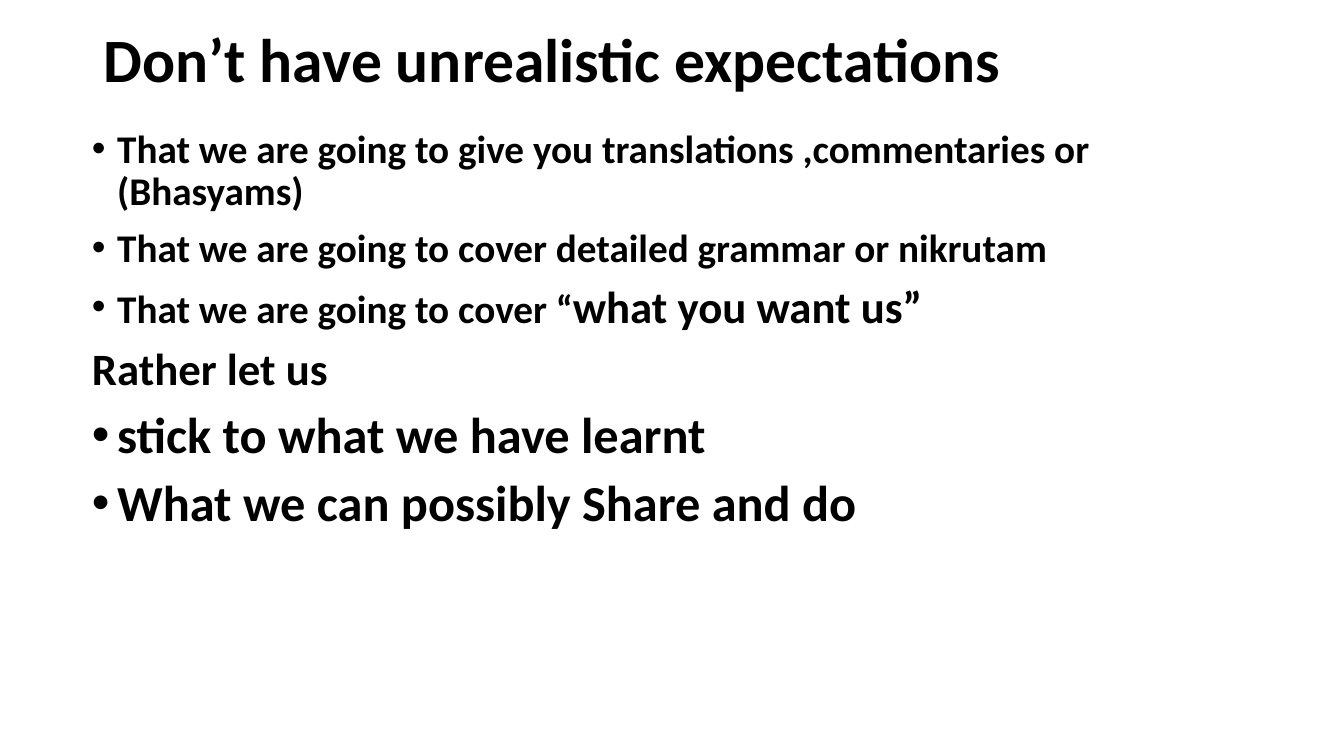
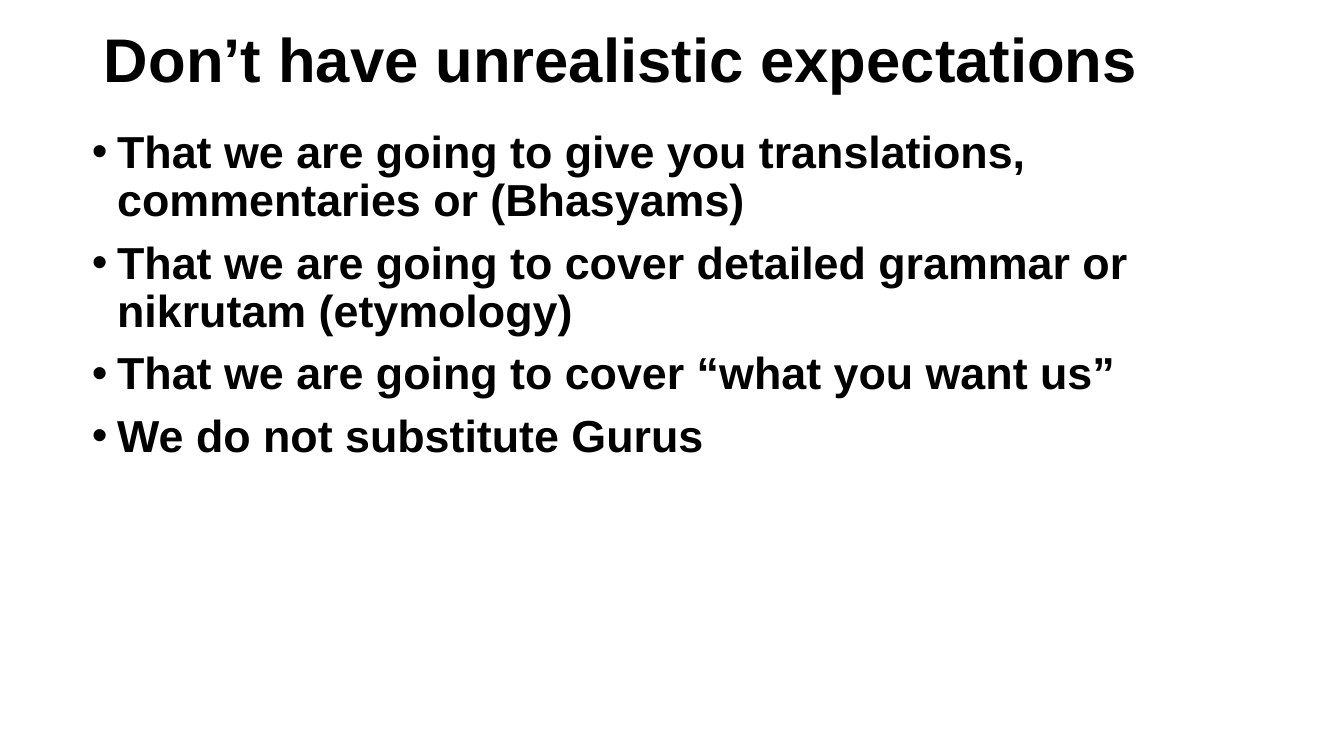
Before and after one commit to KYVeda/texts, a slide deck: slide 5 of Veda Lectures/Veda VMS Lectures Intro.pptx (slide 8 before the commit). Drawn at 1344x756 pixels with LibreOffice and Linux fonts; fonts in the diff are those of the drawing. Boxes give left, top, right and bottom in pixels: in the first picture for what was removed or moved away, otherwise in the second. Text is boxed around its words. In the diff, an @@ line names an element or a change of style, - is before the commit and + after.

```diff
--- a/Veda Lectures/Veda VMS Lectures Intro.pptx
+++ b/Veda Lectures/Veda VMS Lectures Intro.pptx
@@ title "Don’t have unrealistic expectations" at (104,37,1136,93): font Calibri to Arial @@
@@ text at (117,135,1127,336): text changed; size 28 to 32 pt; font Calibri to Arial @@
-• That we are going to give you translations ,commentaries or (Bhasyams)
-• That we are going to cover detailed grammar or nikrutam
+• That we are going to give you translations, commentaries or (Bhasyams)
+• That we are going to cover detailed grammar or nikrutam (etymology)
@@ text at (117,356,1115,398): size 28 to 32 pt in "That we are going to cover “what"; font Calibri to Arial in "That we are going to cover “what ..." @@
@@ text at (117,419,703,453): text changed; size 36 to 32 pt; font Calibri to Arial @@
-Rather let us
-• stick to what we have learnt
-• What we can possibly Share and do
+• We do not substitute Gurus
```
Also in this commit, not shown: 5 other slides changed, 1 slide added, 3 slides removed, 8 other files.
